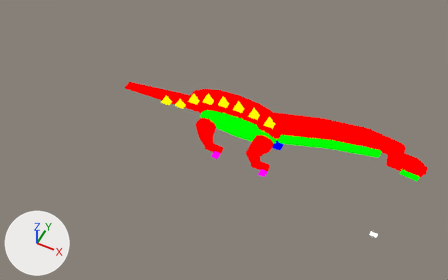
What one commit did to the Blender file assets-source/blender/motion/diplodocus-rest.blend.
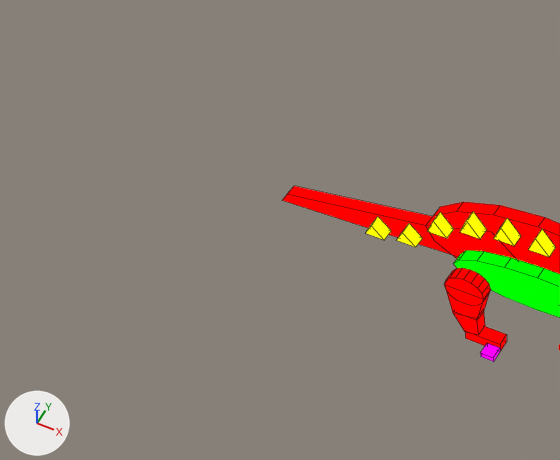
Old and new are each drawn whole from a 50 mm lens placed at (105.1, -119.7, 148.6), pointed at (49.8, -9.1, 10.3) and again close up on the part from 0% to 55% of the width and 0% to 72% of the height. The axes (+X, +Y, +Z) are drawn at lower left. The lights are the same throughout. The last two pictures show the newer version. The close-ups show mesh edges as thin lines.

The first close-up shows 'DinoTycoon_Motion_diplodocus_rest_back_spine0', 'DinoTycoon_Motion_diplodocus_rest_belly', 'DinoTycoon_Motion_diplodocus_rest_near_back_joint_0', 'DinoTycoon_Motion_diplodocus_rest_tail', 'DinoTycoon_Motion_diplodocus_rest_trunk' and 11 more.
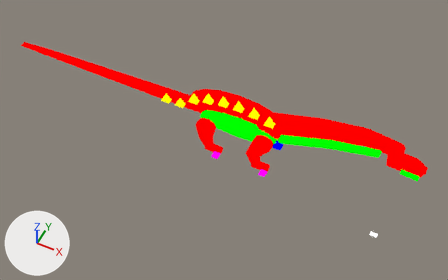
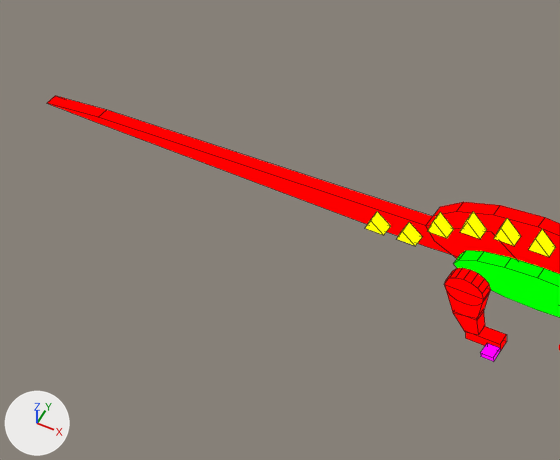
The newer file is also turned or shifted as a whole; pictures and numbers use the older file's frame.

The change, as JSON lines over the scene's bpy script:
```json
{"block": "me_dinotycoon_motion_diplodocus_rest_sample_tail", "where": "# used by ob_dinotycoon_motion_diplodocus_rest_tail; location = (0.0, 0.0, 0.0)"}
{"op": "remove", "block": "me_dinotycoon_motion_diplodocus_rest_sample_tail", "code": "me_dinotycoon_motion_diplodocus_rest_sample_tail.from_pydata(...)  # 12 vertices, 8 faces; spans x 9.0..50.0, y -1.0..1.0, z 7.3..16.0"}
{"op": "add", "block": "me_dinotycoon_motion_diplodocus_rest_sample_tail", "code": "me_dinotycoon_motion_diplodocus_rest_sample_tail.from_pydata(...)  # 14 vertices, 9 faces; spans x -33.0..50.0, y -1.0..1.0, z 8.6..16.0"}
{"block": "me_dinotycoon_motion_diplodocus_rest_sample_tail", "change": "me_dinotycoon_motion_diplodocus_rest_sample_tail part 1"}
{"block": "me_dinotycoon_motion_diplodocus_rest_sample_tail", "change": "4 vertices are removed from x 9.0..10.0, y -1.0..1.0, z 7.3..8.9"}
{"block": "me_dinotycoon_motion_diplodocus_rest_sample_tail", "change": "5 faces are deleted"}
{"block": "me_dinotycoon_motion_diplodocus_rest_sample_tail", "change": "6 vertices are added at (-23.0, -1.0, 10.9), (-33.0, -1.0, 9.9), (-24.0, -1.0, 9.6), (-23.0, 1.0, 10.9), (-33.0, 1.0, 9.9), (-24.0, 1.0, 9.6)"}
{"block": "me_dinotycoon_motion_diplodocus_rest_sample_tail", "change": "6 new faces join them"}
{"block": "me_dinotycoon_motion_diplodocus_rest_sample_back_spine0", "where": "# used by ob_dinotycoon_motion_diplodocus_rest_back_spine0; location = (0.0, 0.0, 0.0)"}
{"op": "remove", "block": "me_dinotycoon_motion_diplodocus_rest_sample_back_spine0", "code": "me_dinotycoon_motion_diplodocus_rest_sample_back_spine0.from_pydata(...)  # 6 vertices, 5 faces; spans x 25.0..28.0, y -4.0..-2.0, z 10.4..12.4"}
{"op": "add", "block": "me_dinotycoon_motion_diplodocus_rest_sample_back_spine0", "code": "me_dinotycoon_motion_diplodocus_rest_sample_back_spine0.from_pydata(...)  # 6 vertices, 5 faces; spans x 25.0..28.0, y -4.0..-2.0, z 11.33..13.33"}
{"block": "me_dinotycoon_motion_diplodocus_rest_sample_back_spine0", "change": "me_dinotycoon_motion_diplodocus_rest_sample_back_spine0 part 2: the whole mesh is moved by (0.0, 0.0, 0.93)"}
```

Changed parts and their boxes (x1, y1, x2, y2) in the close-ups (560 x 460 px):
```json
{"object": "DinoTycoon_Motion_diplodocus_rest_tail", "change": "reshaped", "before": [282, 186, 516, 259], "after": [47, 96, 516, 259]}
{"object": "DinoTycoon_Motion_diplodocus_rest_back_spine0", "change": "moved", "before": [366, 217, 391, 240], "after": [365, 211, 391, 235]}
```
